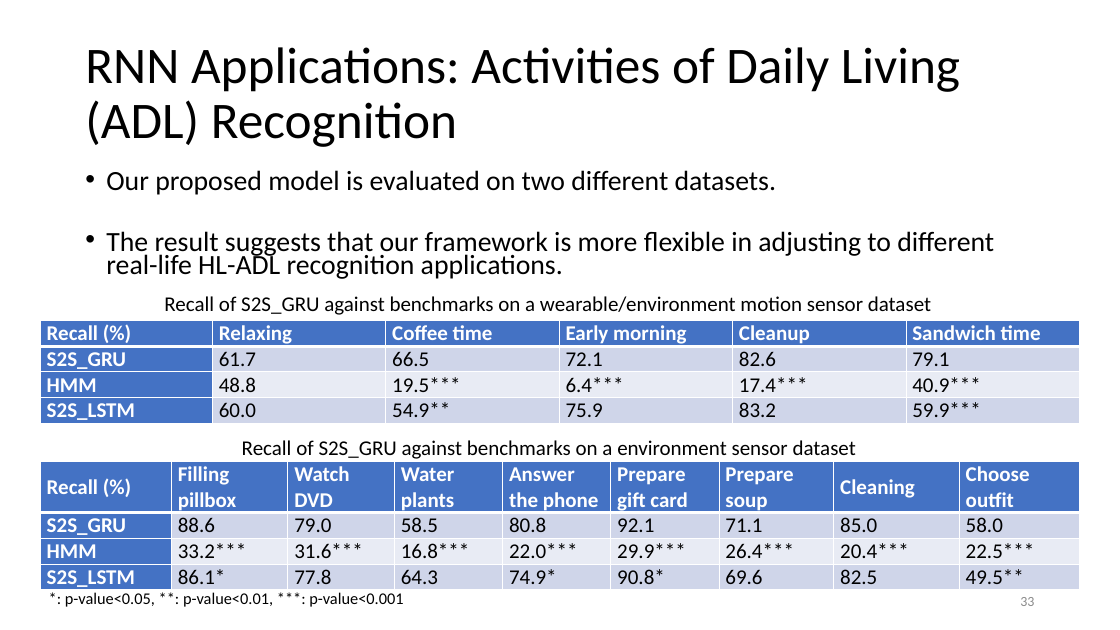
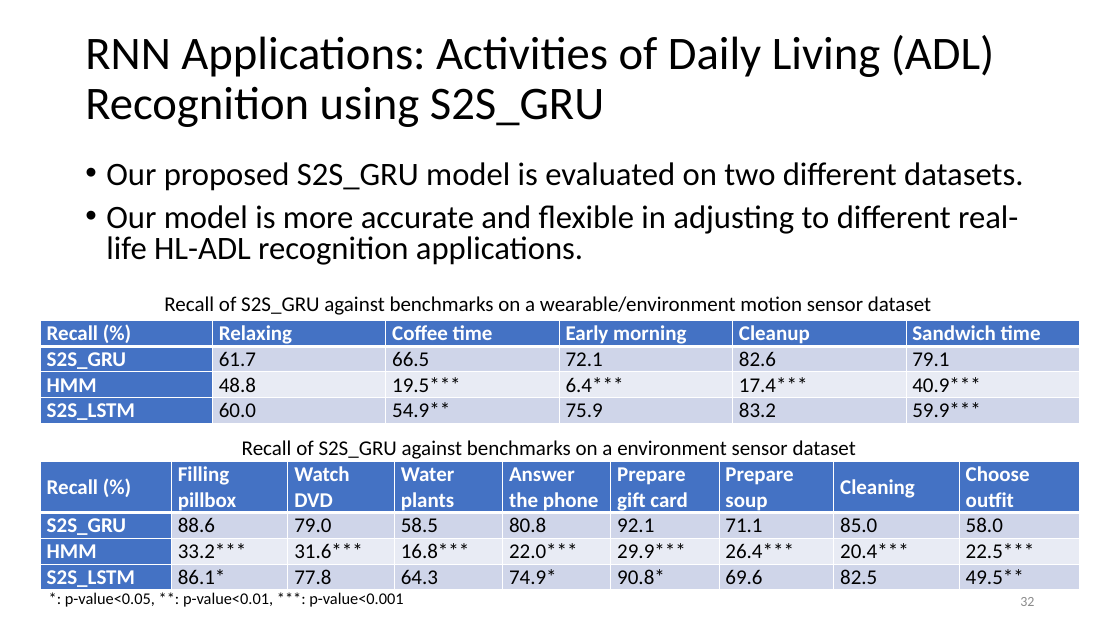
Before and after one commit to ailab-ua/courses, a slide deck: slide 32 of resources/recurrent_neural_networks_april_2019.pptx (slide 33 before the commit). Drawn at 1120x630 pixels with LibreOffice and Linux fonts; fonts in the diff are those of the drawing. Boxes give left, top, right and bottom in pixels: in the first picture for what was removed or moved away, otherwise in the second. Text is boxed around its words. In the diff, an @@ line names an element or a change of style, - is before the commit and + after.

```diff
--- a/resources/recurrent_neural_networks_april_2019.pptx
+++ b/resources/recurrent_neural_networks_april_2019.pptx
@@ title at bbox=[85, 35, 994, 127]: text changed; size 44 to 40 pt @@
-RNN Applications: Activities of Daily Living (ADL) Recognition
+RNN Applications: Activities of Daily Living (ADL) Recognition using S2S_GRU
@@ text at bbox=[106, 162, 1023, 265]: text changed; size 23.8 to 28 pt @@
-• Our proposed model is evaluated on two different datasets.
-• The result suggests that our framework is more flexible in adjusting to different real-life HL-ADL recognition applications.
+• Our proposed S2S_GRU model is evaluated on two different datasets.
+• Our model is more accurate and flexible in adjusting to different real-life HL-ADL recognition applications.
```
Also in this commit, not shown: 29 other slides changed, 1 slide added, 2 slides removed.
